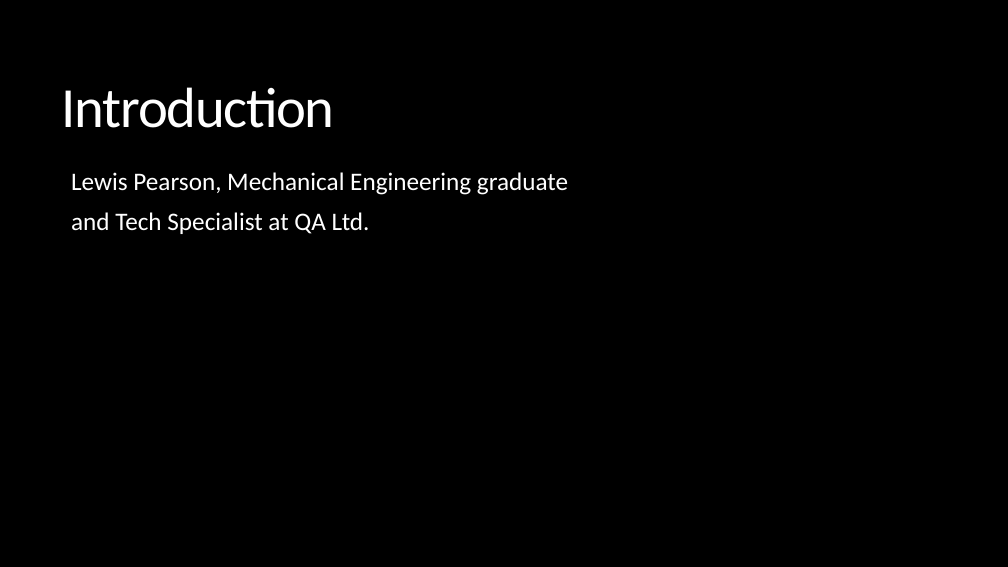
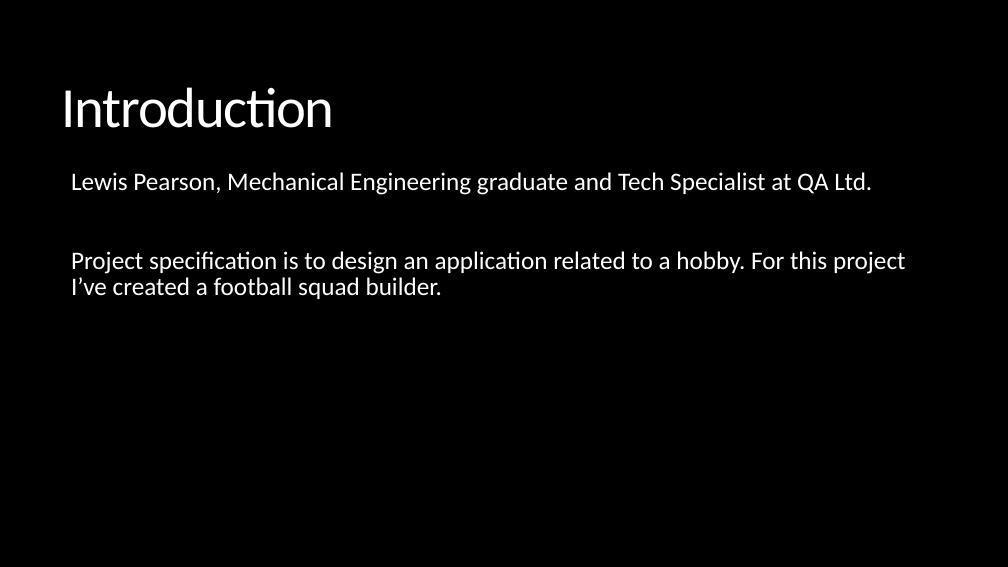
Before and after one commit to lewiscpearson/QA-Project-2-FootballSquadBuilder, a slide deck: slide 2 of documentation/Footbal Squad Builder.pptx. Drawn at 1008x567 pixels with LibreOffice and Linux fonts; fonts in the diff are those of the drawing. Boxes give left, top, right and bottom in pixels: in the first picture for what was removed or moved away, otherwise in the second. Text is boxed around its words. In the diff, an @@ line names an element or a change of style, - is before the commit and + after.

```diff
--- a/documentation/Footbal Squad Builder.pptx
+++ b/documentation/Footbal Squad Builder.pptx
@@ text at (71, 172, 906, 299): text changed @@
-  Lewis Pearson, Mechanical Engineering graduate
-  and Tech Specialist at QA Ltd.
+  Lewis Pearson, Mechanical Engineering graduate and Tech Specialist at QA Ltd.
+  Project specification is to design an application related to a hobby. For this project I’ve created a football squad builder.
```
Also in this commit, not shown: 5 other slides changed, 3 slides added, 2 slides removed, 1 other file.
